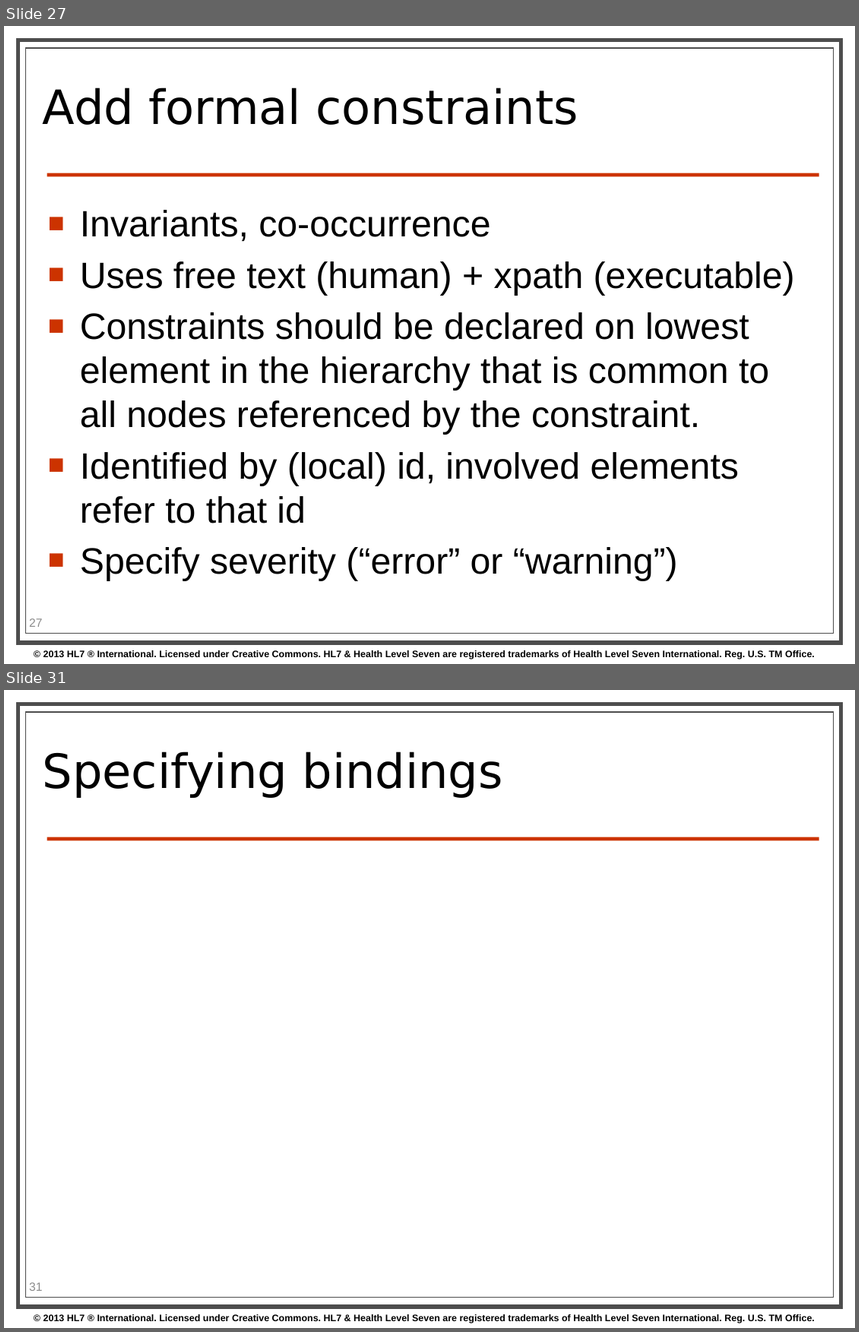
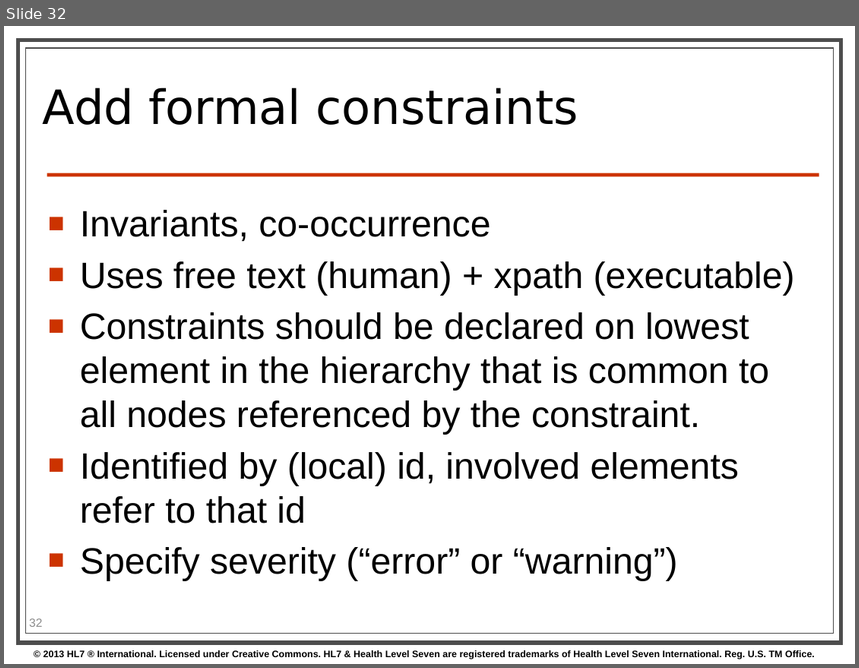
Before and after one commit to kevinpeterson/fhir, a slide deck: presentations/2014-01 Tutorials/201401 - San Antonio - Profiling FHIR.pptx. Shown one above the other, each under a label of ours: slides 27 and 31 before the commit, slide 32 after it; the slides between them are not shown. The pictures are 859x1332 and 859x668 pixels, drawn with LibreOffice and Linux fonts; fonts in the diff are those of the drawing; background and template pictures are left out. Boxes give left, top, right and bottom in pixels: in the first picture for what was removed or moved away, otherwise in the second. Text is boxed around its words. In the diff, an @@ line names an element or a change of style, - is before the commit and + after.

```diff
--- a/presentations/2014-01 Tutorials/201401 - San Antonio - Profiling FHIR.pptx
+++ b/presentations/2014-01 Tutorials/201401 - San Antonio - Profiling FHIR.pptx
@@ slide 31 removed at (x1=4, y1=690, x2=855, y2=1328), background #FFFFFF; not listed: 4 template elements that a slide beside it also shows @@
@@ title removed at (x1=43, y1=752, x2=503, y2=798) @@
-Specifying bindings
@@ page number removed at (x1=29, y1=1283, x2=42, y2=1291) @@
-31
@@ what was slide 27 is now slide 32 @@
@@ page number at (x1=29, y1=619, x2=42, y2=627): text changed @@
-27
+32
```
Also in this commit, not shown: 5 slides changed, 11 slides added, 1 other slide removed.
